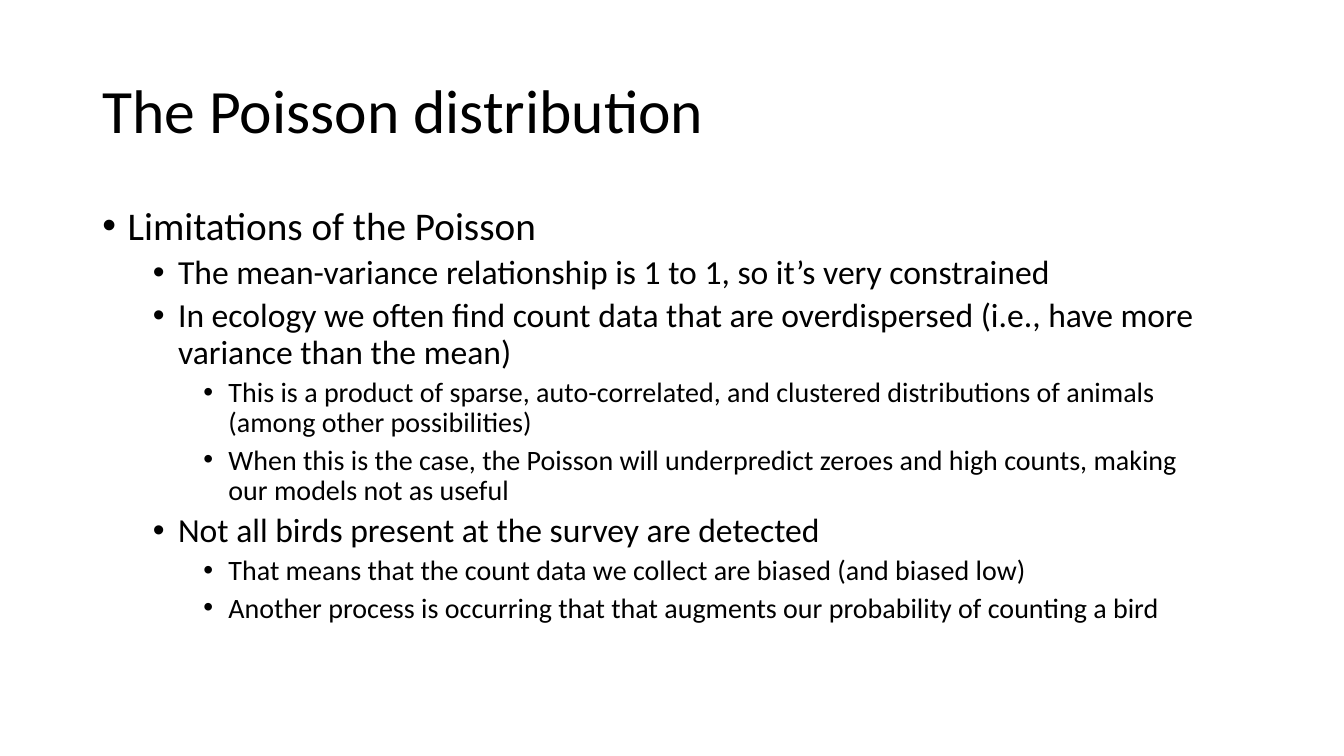
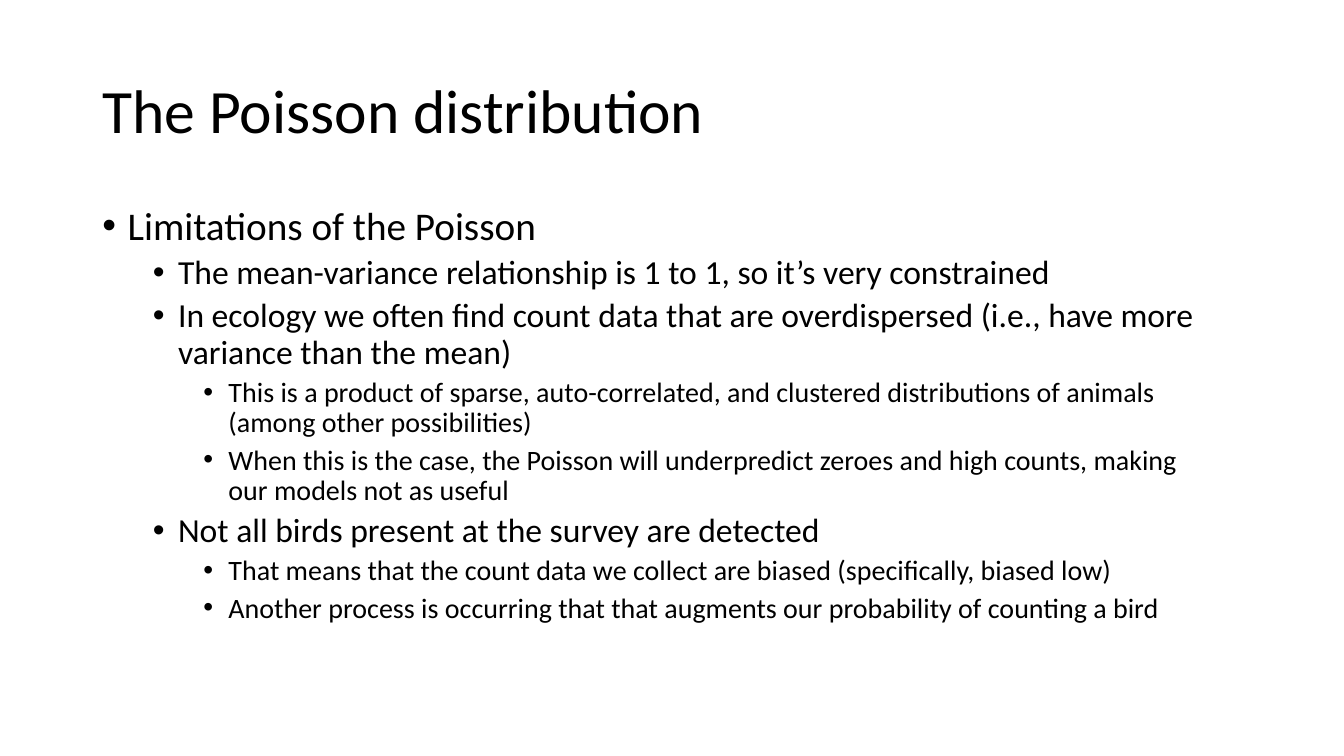
Before and after one commit to evanmadams/NAOC2020-Count-Data-Workshop, a slide deck: slide 17 of lessons/An Introduction to probability distributions.pptx. Drawn at 1344x756 pixels with LibreOffice and Linux fonts; fonts in the diff are those of the drawing. Boxes give left, top, right and bottom in pixels: in the first picture for what was removed or moved away, otherwise in the second. Text is boxed around its words. In the diff, an @@ line names an element or a change of style, - is before the commit and + after.

```diff
--- a/lessons/An Introduction to probability distributions.pptx
+++ b/lessons/An Introduction to probability distributions.pptx
@@ text at [228, 559, 1111, 585]: text changed @@
-    • That means that the count data we collect are biased (and biased low)
+    • That means that the count data we collect are biased (specifically, biased low)
```
Also in this commit, not shown: 9 other slides changed, 2 other files.
